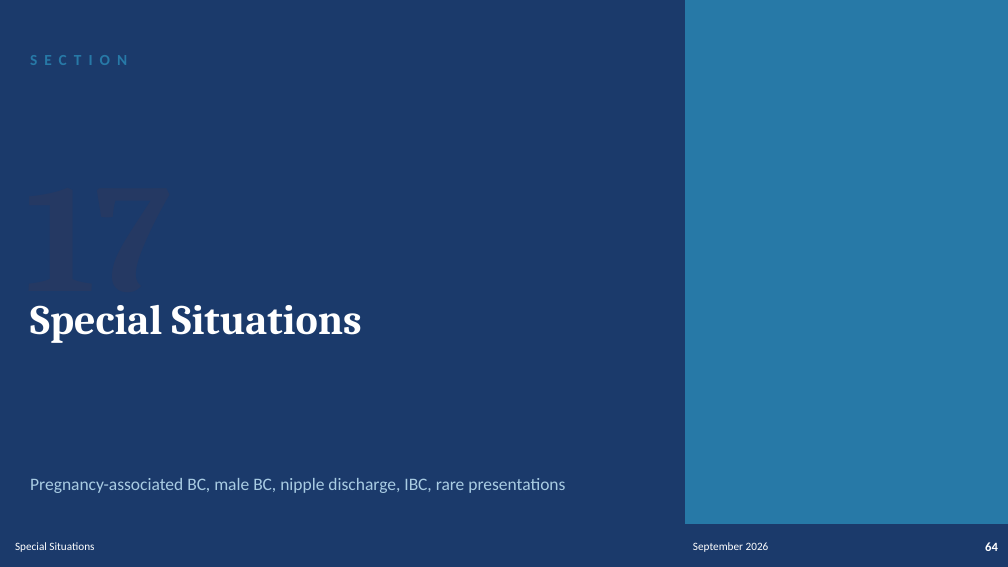
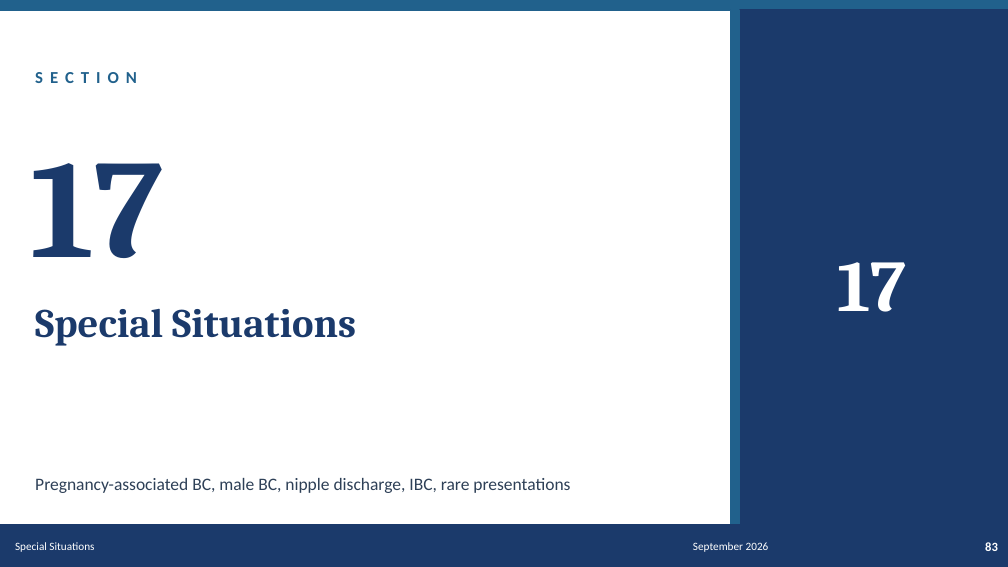
Before and after one commit to Muluamlak/Phone, a slide deck: slide 83 of BreastCancer_Management_Enhanced.pptx (slide 64 before the commit). Drawn at 1008x567 pixels with LibreOffice and Linux fonts; fonts in the diff are those of the drawing. Boxes give left, top, right and bottom in pixels: in the first picture for what was removed or moved away, otherwise in the second. Text is boxed around its words. In the diff, an @@ line names an element or a change of style, - is before the commit and + after.

```diff
--- a/BreastCancer_Management_Enhanced.pptx
+++ b/BreastCancer_Management_Enhanced.pptx
@@ rectangle removed at (0,0,1008,566) @@
@@ rectangle added at (0,0,1008,10), fill #21618C, outline #21618C 1 pt @@
@@ rectangle: place and size @@
-rectangle at (685,0,1008,566)
+rectangle at (731,10,1008,567)
@@ rectangle at (731,10,1008,567): fill #2779A7 to #1B3A6B; outline #2779A7 1 pt to #1B3A6B 1 pt @@
@@ rectangle added at (731,10,739,567), fill #21618C, outline #21618C 1 pt @@
@@ text "SECTION": place and size @@
-text "SECTION" at (30,38,534,81)
+text "SECTION" at (35,55,539,98)
@@ text "SECTION" at (35,55,539,98): size 11 to 12 pt, text colour #2779A7 to #21618C @@
@@ text "17": place and size @@
-text "17" at (25,305,172,324)
+text "17" at (30,163,163,258)
@@ text "17" at (30,163,163,258): size 110 to 100 pt, text colour #253963 to #1B3A6B @@
@@ text added at (837,262,906,312), 52 pt, text #FFFFFF, bold @@
+17
@@ text "Special Situations" at (35,309,356,346): size 30 to 29 pt, text colour #FFFFFF to #1B3A6B @@
@@ text "Pregnancy-associated BC, male BC, nipple ..." at (35,478,570,493): text colour #A9CCE3 to #2E4057 @@
@@ text at (985,542,998,551): text changed @@
-64
+83
```
Also in this commit, not shown: 72 other slides changed, 21 slides added.
